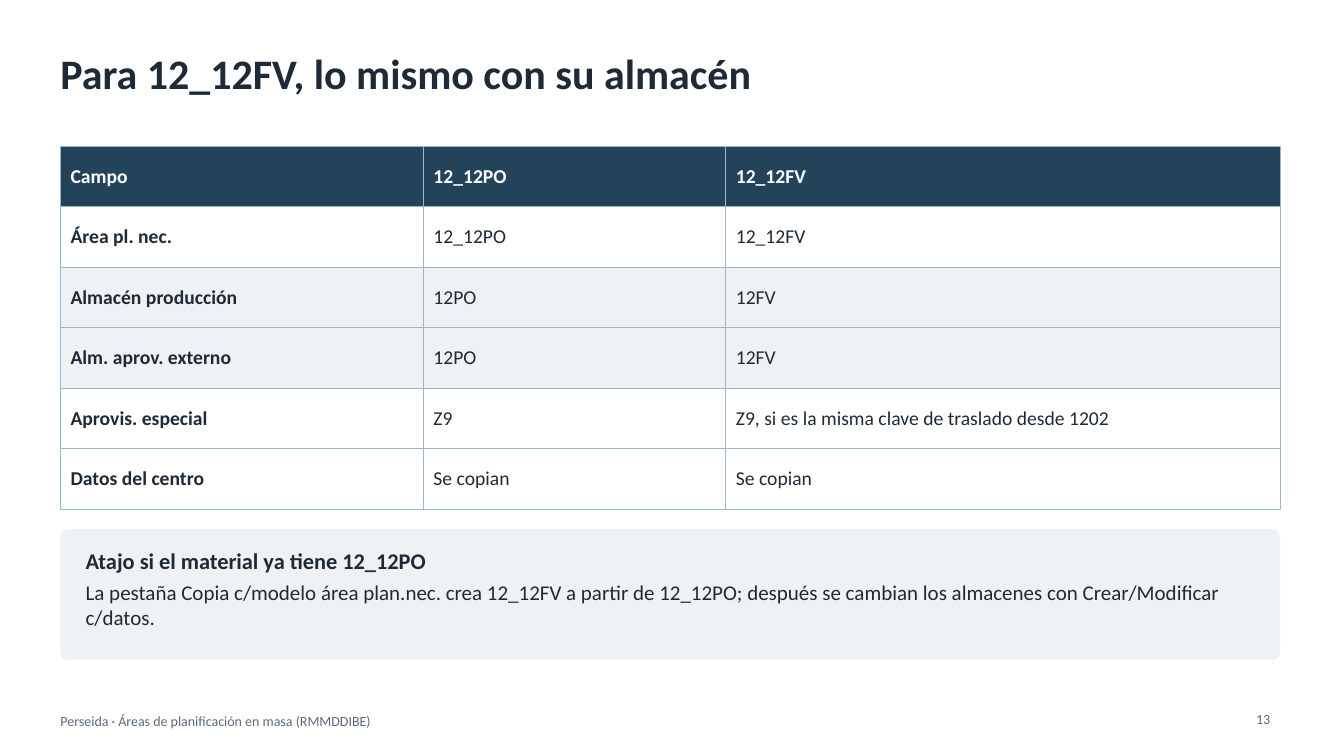
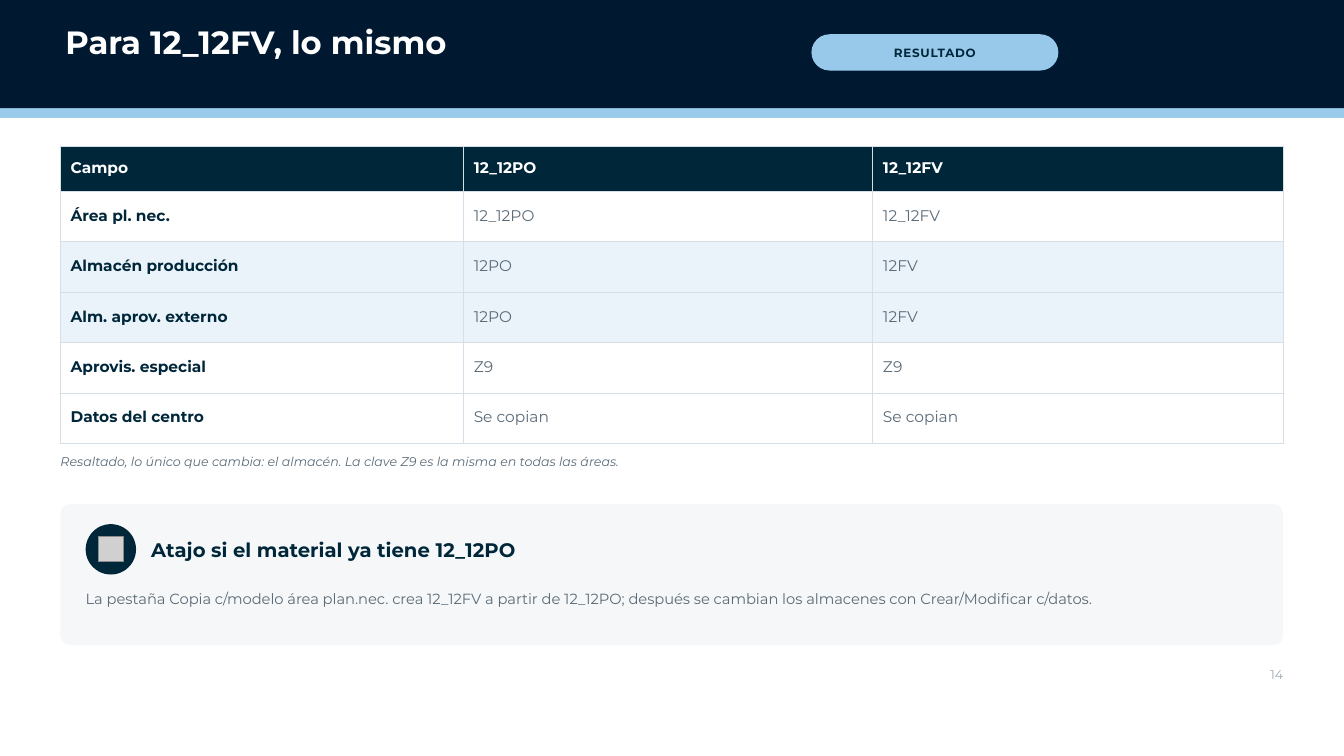
Before and after one commit to Enrique24799/PERSEIDA, a slide deck: slide 14 of manuales/Manual_RMMDDIBE_areas_planificacion.pptx (slide 13 before the commit). Drawn at 1344x756 pixels with LibreOffice and Linux fonts; fonts in the diff are those of the drawing; grey boxes stand for pictures; background and template pictures are left out. Boxes give left, top, right and bottom in pixels: in the first picture for what was removed or moved away, otherwise in the second. Text is boxed around its words. In the diff, an @@ line names an element or a change of style, - is before the commit and + after.

```diff
--- a/manuales/Manual_RMMDDIBE_areas_planificacion.pptx
+++ b/manuales/Manual_RMMDDIBE_areas_planificacion.pptx
@@ rectangle added at [0,0,1344,108], fill #001930 @@
@@ title "Para 12_12FV, lo mismo" at [65,28,447,59]: vertical alignment middle to top @@
@@ title at [65,28,447,59]: text changed; size 30 to 23 pt; font Calibri to Montserrat; text colour #1F2A37 to #FFFFFF @@
-Para 12_12FV, lo mismo con su almacén
+Para 12_12FV, lo mismo
@@ rounded rectangle added at [812,34,1059,71], fill #98C9EB, 8.5 pt, text #00263A, bold @@
+RESULTADO
@@ rectangle added at [0,100,1344,118], fill #9BCBEB @@
@@ table at [60,146,1284,444] @@
-row 5, column 3: Z9, si es la misma clave de traslado desde 1202
+row 5, column 3: Z9
@@ fill #23435A to #00263A in row 1 @@
@@ fill #EEF2F5 to #EAF3FA in 6 cells @@
@@ size 14 to 11 pt, font Calibri to Montserrat @@
@@ text colour #1F2A37 to #00263A in "Área pl. nec.", "Almacén producción", "Alm. aprov. externo", "Aprovis. especial" and 1 more places @@
@@ text colour #1F2A37 to #5B6B78 in "12_12PO", "12_12FV", "12PO", "12FV" and 5 more places @@
@@ borders changed @@
@@ table: place and size @@
-table at [60,146,1280,492]
+table at [60,146,1284,444]
@@ text added at [60,456,618,469], 9 pt, text #5B6B78, italic @@
+Resaltado, lo único que cambia: el almacén. La clave Z9 es la misma en todas las áreas.
@@ rounded rectangle: place and size @@
-rounded rectangle at [60,529,1280,660]
+rounded rectangle at [60,504,1284,645]
@@ rounded rectangle at [60,504,1284,645]: fill #EEF2F5 to #F5F7F8; proportions changed @@
@@ ellipse added at [86,524,136,575], fill #00263A @@
@@ picture added at [98,537,123,563] @@
@@ text at [86,553,425,573]: paragraph removed @@
-Atajo si el material ya tiene 12_12PO
@@ text added at [151,541,516,561], 14 pt, text #00263A, bold @@
+Atajo si el material ya tiene 12_12PO
@@ text "La pestaña Copia c/modelo área ...": place and size @@
-text "La pestaña Copia c/modelo área ..." at [86,553,1219,626]
+text "La pestaña Copia c/modelo área ..." at [86,592,1092,607]
@@ text "La pestaña Copia c/modelo área ..." at [86,592,1092,607]: size 15 to 10.5 pt, font Calibri to Montserrat, text colour #1F2A37 to #5B6B78; less space between paragraphs @@
@@ page number added at [1270,670,1283,679], 9 pt, text #9AA9B4 @@
+14
@@ text removed at [60,714,371,728] @@
-Perseida · Áreas de planificación en masa (RMMDDIBE)
@@ page number removed at [1256,715,1270,724] @@
-13
```
Also in this commit, not shown: 13 other slides changed, 2 slides added, 1 slide removed, 2 other files.
